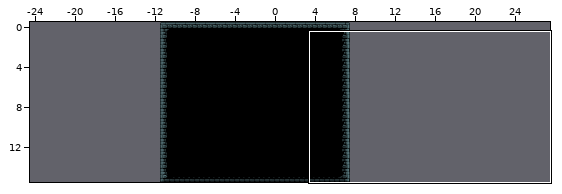
Tiled map, stored at Content/Maps/Green/Green.tmx. The first picture is a wide view before the edit; the outline marks the close-up.
Close-up. As it was:
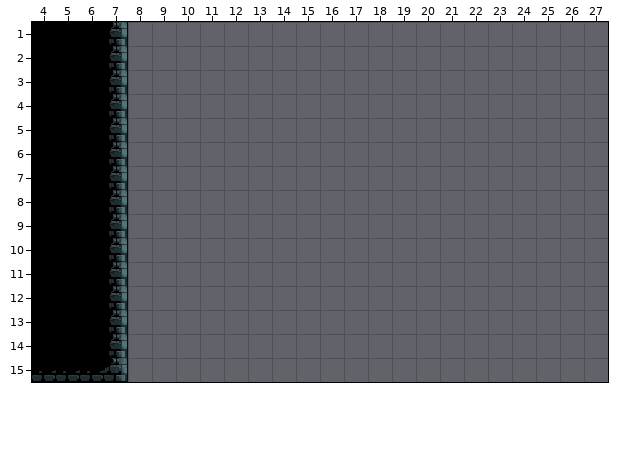
Cells are 16x16 px. Shown: x 4..27, y 1..15. The commit also changed other parts of the map, which this record leaves out.
New version:
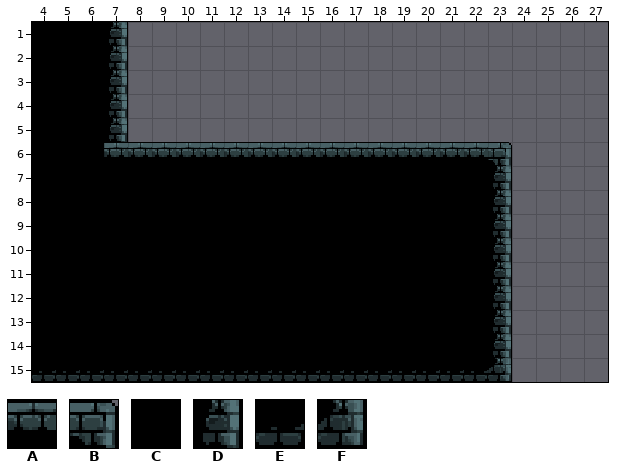
Key: from "Atlas": A 507, B 508, C 531, D 532, E 555, F 556.
_ is an empty cell.
The edit:
Layer "Main":
Tile A replaces tile D in row 6 at x 7.
Tile A is added in row 6 at x 8 to 22.
Tile B is added in row 6 at x 23.
Tile C replaces tile D in rows 7 to 14 at x 7.
Tile C is added in rows 7 to 14 at x 8 to 22.
Tile D is added in rows 7 to 14 at x 23.
Tile E replaces tile F in row 15 at x 7.
Tile E is added in row 15 at x 8 to 22.
Tile F is added in row 15 at x 23.
